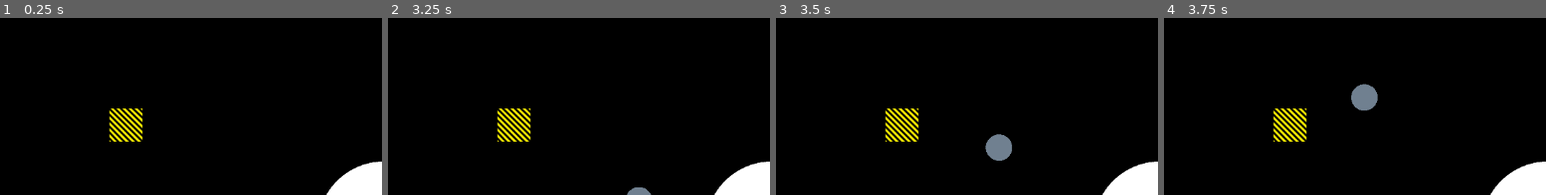
Above: before the commit, frames 1-4 (left to right).
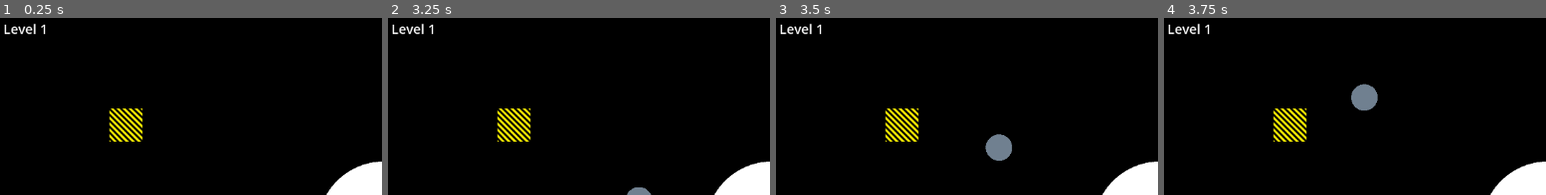
Above: after the commit, the same moments.

Repository: davidscholberg/world_lines
Game: Godot game, scene res://scenes/utility/main.tscn
Same seed, same stepped clock (60 frames per second), same inputs: the game is played once before the commit and once after it.
Inputs (mouse positions are % of the whole screen's width and height, from its top left):
- Up to frame 1 (0.25 s): no input
- Up to frame 2 (3.25 s): tap Enter at 0.5 s; move the mouse to (72, 54) at 0.52 s; click (72, 54) at 0.67 s; move the mouse to (30, 66) at 1.27 s; click (30, 66) at 1.42 s; move the mouse to (60, 33) at 2.02 s; click (60, 33) at 2.17 s; move the mouse to (45, 84) at 2.77 s; click (45, 84) at 2.92 s
- Up to frame 3 (3.5 s): no input
- Up to frame 4 (3.75 s): move the mouse to (80, 78) at 3.52 s; click (80, 78) at 3.67 s
The pictures show only the part of the screen within x 0-50%, y 0-50%; the shares and areas given below are measured in that part.

The runs differ from the first frame. In frame 1, 0.3% of the frame differs, in the area x 1-12%, y 3-10%; in frame 2, 0.3%; in frame 3, 0.3%; in frame 4, 0.3%.

Commit message:
added level counter to display

Diff:
--- a/scenes/utility/main.gd
+++ b/scenes/utility/main.gd
@@ -20,6 +20,8 @@
 	if level_path_index > level_path_list.size() - 1:
 		game_ended = true
 	else:
+		$FullScreenControl/LevelCountLabel.visible = true
+		$FullScreenControl/LevelCountLabel.text = "Level %d" % (level_path_index + 1)
 		var level_scene: Resource = load(level_path_list[level_path_index])
 		current_level = level_scene.instantiate()
 		add_child(current_level)
@@ -33,7 +35,8 @@
 
 func _process(_delta):
 	if game_ended:
-		$EndControl.visible = true
+		$FullScreenControl/LevelCountLabel.visible = false
+		$FullScreenControl/EndLabel.visible = true
 		return
 	if level_transition:
 		_transition_to_next_level()
--- a/scenes/utility/main.tscn
+++ b/scenes/utility/main.tscn
@@ -1,6 +1,9 @@
-[gd_scene load_steps=3 format=3 uid="uid://cicse2035gp4u"]
+[gd_scene load_steps=4 format=3 uid="uid://cicse2035gp4u"]
 
 [ext_resource type="Script" path="res://scenes/utility/main.gd" id="1_b4o06"]
+
+[sub_resource type="LabelSettings" id="LabelSettings_3llst"]
+font_size = 20
 
 [sub_resource type="LabelSettings" id="LabelSettings_qjola"]
 font_size = 64
@@ -8,14 +11,23 @@
 [node name="Main" type="Node2D"]
 script = ExtResource("1_b4o06")
 
-[node name="EndControl" type="Control" parent="."]
-visible = false
+[node name="FullScreenControl" type="Control" parent="."]
 layout_mode = 3
 anchors_preset = 0
 offset_right = 1152.0
 offset_bottom = 648.0
 
-[node name="EndLabel" type="Label" parent="EndControl"]
+[node name="LevelCountLabel" type="Label" parent="FullScreenControl"]
+visible = false
+layout_mode = 0
+offset_left = 5.0
+offset_top = 5.0
+offset_right = 45.0
+offset_bottom = 50.0
+label_settings = SubResource("LabelSettings_3llst")
+
+[node name="EndLabel" type="Label" parent="FullScreenControl"]
+visible = false
 layout_mode = 1
 anchors_preset = 8
 anchor_left = 0.5
